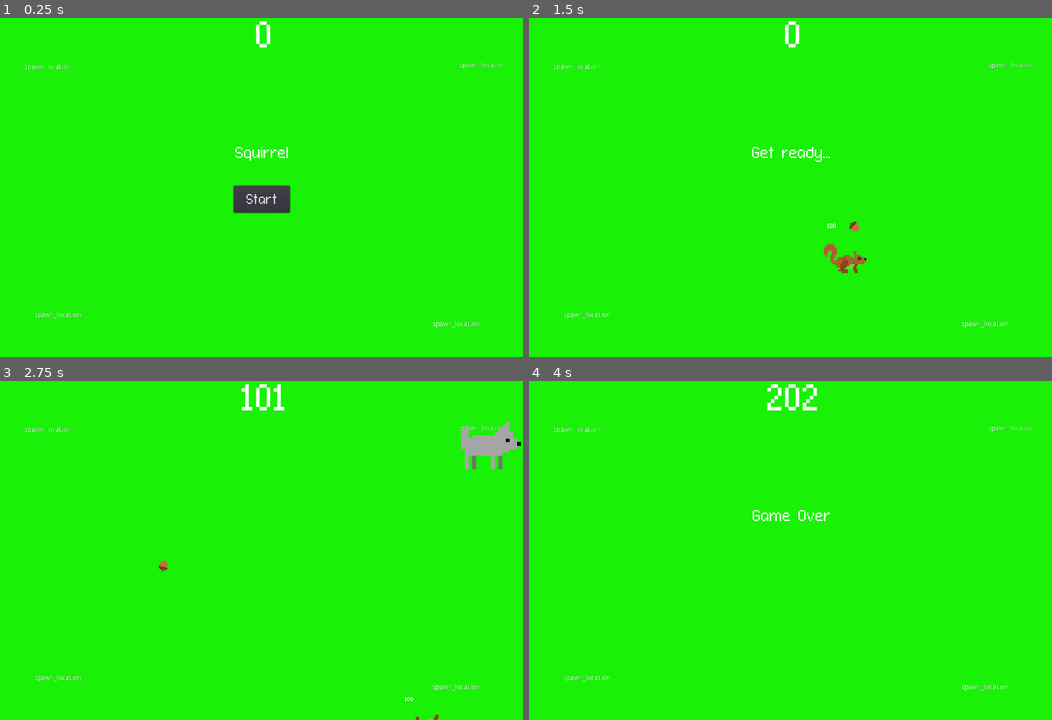
Above: before the commit, frames 1-4 (two rows, left to right).
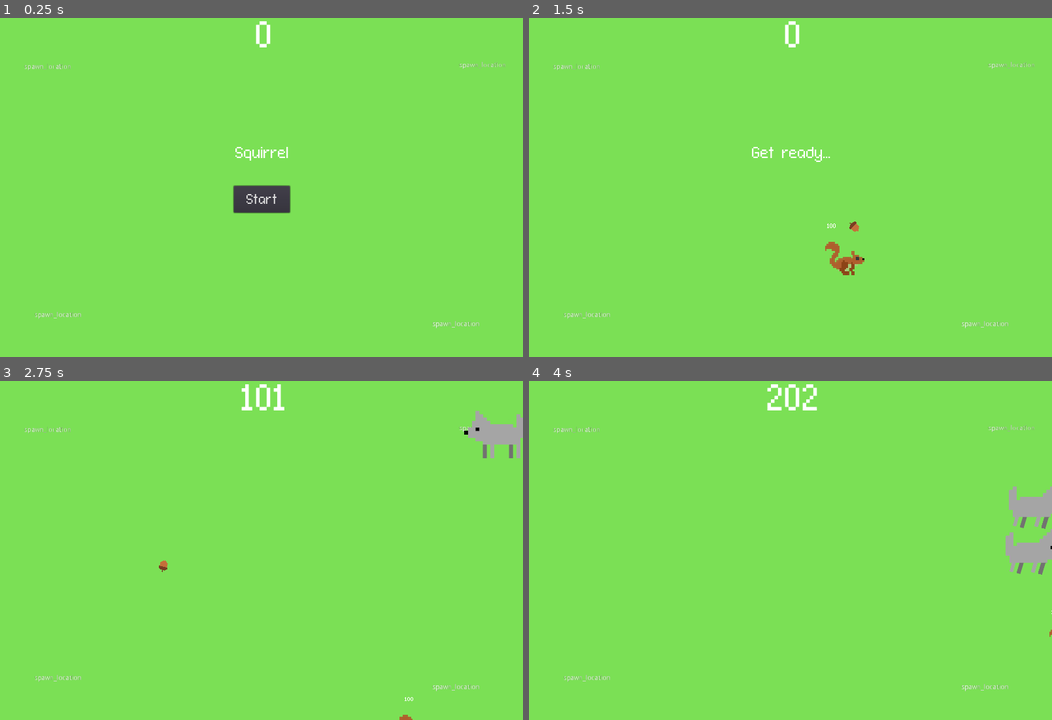
Above: after the commit, the same moments.

Repository: nygren23/2DGame_Squirrel
Game: Godot game, scene res://Main.tscn
Two runs of this game, one before a commit and one after it. Both use one fixed random seed, a clock stepped at 60 frames per second and the inputs below.
Inputs (mouse positions are in pixels of both pictures, inside the frame that each line leads up to):
- Up to frame 1 (0.25 s): no input
- Up to frame 2 (1.5 s): click "Start" at 0.5 s; tap Enter at 1.25 s; move the mouse to (905, 170) at 1.27 s; hold D (move_right) from 1.28 s (still down); click (905, 170) at 1.35 s
- Up to frame 3 (2.75 s): move the mouse to (156, 567) at 2.02 s; release D (move_right) at 2.03 s; hold S (move_down) from 2.03 s (still down); click (156, 567) at 2.1 s
- Up to frame 4 (4 s): move the mouse to (842, 475) at 2.77 s; release S (move_down) at 2.78 s; hold D (move_right) 2.78-3.53 s; click (842, 475) at 2.85 s; move the mouse to (764, 618) at 3.52 s; hold W (move_up) from 3.53 s (still down); click (764, 618) at 3.6 s

The runs differ from the first frame. In frame 1, 99% of the frame differs, in the area x 0-100%, y 0-100%; in frame 2, 100%; in frame 3, 99%; in frame 4, 100%.

Commit message:
scene creation (main, upgrade, help)
created scenes and implemented navigation buttons between them all

Diff:
--- /dev/null
+++ b/ControlsContainer.gd
@@ -0,0 +1,24 @@
+extends VBoxContainer
+
+
+# Declare member variables here. Examples:
+# var a = 2
+# var b = "text"
+
+
+# Called when the node enters the scene tree for the first time.
+func _ready():
+	pass # Replace with function body.
+
+
+# Called every frame. 'delta' is the elapsed time since the previous frame.
+#func _process(delta):
+#	pass
+
+
+func _on_MainMenu_pressed():
+	get_tree().change_scene("res://StartMenu.tscn")
+
+
+func _on_StartGame_pressed():
+	get_tree().change_scene("res://Main.tscn")
--- /dev/null
+++ b/ControlsPage.tscn
@@ -0,0 +1,35 @@
+[gd_scene load_steps=3 format=2]
+
+[ext_resource path="res://images/howtopage.png" type="Texture" id=1]
+[ext_resource path="res://ControlsContainer.gd" type="Script" id=2]
+
+[node name="ControlsPage" type="Control"]
+anchor_right = 1.0
+anchor_bottom = 1.0
+
+[node name="ParallaxBackground" type="ParallaxBackground" parent="."]
+
+[node name="Sprite" type="Sprite" parent="ParallaxBackground"]
+position = Vector2( 531.75, 339.25 )
+scale = Vector2( 0.58151, 0.665278 )
+texture = ExtResource( 1 )
+
+[node name="VBoxContainer" type="VBoxContainer" parent="."]
+margin_right = 210.0
+margin_bottom = 178.0
+custom_constants/separation = 10
+script = ExtResource( 2 )
+
+[node name="MainMenu" type="Button" parent="VBoxContainer"]
+margin_right = 210.0
+margin_bottom = 20.0
+text = "Main Menu"
+
+[node name="StartGame" type="Button" parent="VBoxContainer"]
+margin_top = 30.0
+margin_right = 210.0
+margin_bottom = 50.0
+text = "Start Game!"
+
+[connection signal="pressed" from="VBoxContainer/MainMenu" to="VBoxContainer" method="_on_MainMenu_pressed"]
+[connection signal="pressed" from="VBoxContainer/StartGame" to="VBoxContainer" method="_on_StartGame_pressed"]
--- a/Main.gd
+++ b/Main.gd
@@ -44,9 +44,10 @@
 	$HUD.show_game_over()
 	$Music.stop()
 	$DeathSound.play()
-
 	$Player.setGameStart()
 	newGame = true
+	#get_tree().change_scene("res://StartMenu.tscn")
+
 
 #summons an enemy in one of three random locations
 func _on_MobTimer_timeout():
@@ -74,6 +75,7 @@
 	$Player.setGameStart()
 
 
+
 func getSafe():
 	return safe
 
--- a/Main.tscn
+++ b/Main.tscn
@@ -14,7 +14,7 @@
 [node name="background" type="ColorRect" parent="."]
 anchor_right = 1.0
 anchor_bottom = 1.0
-color = Color( 0.0980392, 0.945098, 0.027451, 1 )
+color = Color( 0.482353, 0.878431, 0.333333, 1 )
 
 [node name="endOfMatchTimer" type="Timer" parent="."]
 wait_time = 20.0
--- a/Mob.gd
+++ b/Mob.gd
@@ -4,9 +4,10 @@
 
 signal dies
 
+
 export var min_speed = 400 # min speed not used
 export var max_speed = 500 # max speed not sued
-export var speed = 320 # default speed is used for all enemies that spawn
+export var speed = 200 # default speed is used for all enemies that spawn
 onready var player = get_node("/root/Main/Player")
 onready var main = get_node("/root/Main")
 
@@ -22,6 +23,12 @@
 	if(main.getSafe()):
 		queue_free()
 
+	if (player.position.x<position.x):
+		$AnimatedSprite.flip_h = true
+	else:
+		$AnimatedSprite.flip_h = false
+
+
 	#gets the players coordinates and moves the enemy in its direction
 	var direction = (player.position - position).normalized()
 	position += direction * speed * delta
--- a/Player.gd
+++ b/Player.gd
@@ -50,10 +50,10 @@
 		$AnimatedSprite.animation = "right"
 		$AnimatedSprite.flip_h = direction.x < 0
 		$AnimatedSprite.flip_v = false
-	elif direction.y != 0:
-		$AnimatedSprite.animation = "up"
-		$AnimatedSprite.flip_v = direction.y > 0
-		$AnimatedSprite.flip_h = false
+	#elif direction.y != 0:
+	#	$AnimatedSprite.animation = "up"
+	#	$AnimatedSprite.flip_v = direction.y > 0
+	#	$AnimatedSprite.flip_h = false
 
 #spawns the player
 func start(new_position):
--- a/Player.tscn
+++ b/Player.tscn
@@ -13,7 +13,7 @@
 "frames": [ ExtResource( 7 ), ExtResource( 1 ), ExtResource( 3 ), ExtResource( 4 ), ExtResource( 6 ) ],
 "loop": true,
 "name": "right",
-"speed": 5.0
+"speed": 10.0
 }, {
 "frames": [ ExtResource( 7 ), ExtResource( 1 ), ExtResource( 3 ), ExtResource( 4 ), ExtResource( 6 ) ],
 "loop": true,
--- /dev/null
+++ b/StartMenu.gd
@@ -0,0 +1,34 @@
+extends Control
+
+
+# Declare member variables here. Examples:
+# var a = 2
+# var b = "text"
+
+
+# Called when the node enters the scene tree for the first time.
+func _ready():
+	#$VBoxContainer.add_constant_override("separation", 4)
+	$VBoxContainer/StartButton.grab_focus()
+
+
+# Called every frame. 'delta' is the elapsed time since the previous frame.
+#func _process(delta):
+#	pass
+
+
+func _on_StartButton_pressed():
+	get_tree().change_scene("res://Main.tscn")
+
+
+func _on_QuitButton_pressed():
+	get_tree().quit()
+
+
+func _on_ControlsButton_pressed():
+	get_tree().change_scene("res://ControlsPage.tscn")
+
+
+
+func _on_UpgradesButtonTemp_pressed():
+	get_tree().change_scene("res://UpgradeScreen.tscn")
--- /dev/null
+++ b/StartMenu.tscn
@@ -0,0 +1,57 @@
+[gd_scene load_steps=3 format=2]
+
+[ext_resource path="res://StartMenu.gd" type="Script" id=1]
+[ext_resource path="res://images/startmenu.png" type="Texture" id=2]
+
+[node name="StartMenu" type="Control"]
+anchor_right = 1.0
+anchor_bottom = 1.0
+script = ExtResource( 1 )
+
+[node name="VBoxContainer" type="VBoxContainer" parent="."]
+anchor_left = 0.5
+anchor_top = 0.5
+anchor_right = 0.5
+anchor_bottom = 0.5
+margin_left = -111.0
+margin_top = -72.0
+margin_right = 121.0
+margin_bottom = 71.0
+custom_constants/separation = 47
+
+[node name="ControlsButton" type="Button" parent="VBoxContainer"]
+margin_right = 232.0
+margin_bottom = 20.0
+focus_neighbour_top = NodePath("../QuitButton")
+text = "Controls"
+
+[node name="StartButton" type="Button" parent="VBoxContainer"]
+margin_top = 67.0
+margin_right = 232.0
+margin_bottom = 87.0
+size_flags_horizontal = 3
+text = "Start"
+
+[node name="QuitButton" type="Button" parent="VBoxContainer"]
+margin_top = 134.0
+margin_right = 232.0
+margin_bottom = 154.0
+focus_neighbour_bottom = NodePath("../ControlsButton")
+size_flags_horizontal = 3
+text = "Quit"
+
+[node name="ParallaxBackground" type="ParallaxBackground" parent="."]
+
+[node name="Level0" type="Sprite" parent="ParallaxBackground"]
+position = Vector2( 537, 350 )
+texture = ExtResource( 2 )
+
+[node name="UpgradesButtonTemp" type="Button" parent="."]
+margin_right = 12.0
+margin_bottom = 20.0
+text = "Upgrades (temp)"
+
+[connection signal="pressed" from="VBoxContainer/ControlsButton" to="." method="_on_ControlsButton_pressed"]
+[connection signal="pressed" from="VBoxContainer/StartButton" to="." method="_on_StartButton_pressed"]
+[connection signal="pressed" from="VBoxContainer/QuitButton" to="." method="_on_QuitButton_pressed"]
+[connection signal="pressed" from="UpgradesButtonTemp" to="." method="_on_UpgradesButtonTemp_pressed"]
--- /dev/null
+++ b/UpgradeScreen.gd
@@ -0,0 +1,29 @@
+extends Control
+
+
+# Declare member variables here. Examples:
+# var a = 2
+# var b = "text"
+
+
+# Called when the node enters the scene tree for the first time.
+func _ready():
+	pass # Replace with function body.
+
+
+# Called every frame. 'delta' is the elapsed time since the previous frame.
+#func _process(delta):
+#	pass
+
+
+func _on_QuitButton_pressed():
+	get_tree().quit()
+
+func _on_MainMenuButton_pressed():
+	get_tree().change_scene("res://StartMenu.tscn")
+
+func _on_Help_pressed():
+	get_tree().change_scene("res://ControlsPage.tscn")
+
+func _on_ContinueButton_pressed():
+	get_tree().change_scene("res://Main.tscn")
--- /dev/null
+++ b/UpgradeScreen.tscn
@@ -0,0 +1,110 @@
+[gd_scene load_steps=3 format=2]
+
+[ext_resource path="res://images/upgradescreen.png" type="Texture" id=1]
+[ext_resource path="res://UpgradeScreen.gd" type="Script" id=2]
+
+[node name="UpgradeScreen" type="Control"]
+anchor_right = 1.0
+anchor_bottom = 1.0
+script = ExtResource( 2 )
+
+[node name="ParallaxBackground" type="ParallaxBackground" parent="."]
+
+[node name="Sprite" type="Sprite" parent="ParallaxBackground"]
+position = Vector2( 537, 353 )
+scale = Vector2( 0.619531, 0.656944 )
+texture = ExtResource( 1 )
+
+[node name="VerticalContainer" type="VBoxContainer" parent="."]
+margin_left = 82.0
+margin_top = 555.0
+margin_right = 729.0
+margin_bottom = 644.0
+
+[node name="UpgradeButtons" type="HBoxContainer" parent="VerticalContainer"]
+margin_right = 647.0
+margin_bottom = 20.0
+size_flags_horizontal = 3
+custom_constants/separation = 30
+
+[node name="Speed" type="Button" parent="VerticalContainer/UpgradeButtons"]
+margin_right = 114.0
+margin_bottom = 20.0
+text = "Increase Speed "
+
+[node name="Strength" type="Button" parent="VerticalContainer/UpgradeButtons"]
+margin_left = 144.0
+margin_right = 268.0
+margin_bottom = 20.0
+text = "Increase Strength"
+
+[node name="Health" type="Button" parent="VerticalContainer/UpgradeButtons"]
+margin_left = 298.0
+margin_right = 411.0
+margin_bottom = 20.0
+text = "Increase Health"
+
+[node name="UpgradeDescriptions" type="HBoxContainer" parent="."]
+margin_left = 165.0
+margin_top = 422.0
+margin_right = 576.0
+margin_bottom = 508.0
+
+[node name="SpeedLabel" type="RichTextLabel" parent="."]
+margin_left = 94.0
+margin_top = 288.0
+margin_right = 184.0
+margin_bottom = 535.0
+text = "speed text
+blah blah
+blah
+
+/...."
+
+[node name="StrengthLabel" type="RichTextLabel" parent="."]
+margin_left = 222.0
+margin_top = 291.0
+margin_right = 356.0
+margin_bottom = 488.0
+text = "show me my fking text!"
+
+[node name="HealthLabel" type="RichTextLabel" parent="."]
+margin_left = 370.0
+margin_top = 290.0
+margin_right = 488.0
+margin_bottom = 520.0
+rect_min_size = Vector2( 30, 0 )
+text = "health text where? "
+
+[node name="ContinueButton" type="Button" parent="."]
+margin_left = 922.0
+margin_top = 131.0
+margin_right = 1028.0
+margin_bottom = 151.0
+text = "Play Next Level"
+
+[node name="QuitButton" type="Button" parent="."]
+margin_left = 184.0
+margin_top = 678.0
+margin_right = 266.0
+margin_bottom = 698.0
+text = "Quit Game"
+
+[node name="MainMenuButton" type="Button" parent="."]
+margin_left = 96.0
+margin_top = 678.0
+margin_right = 178.0
+margin_bottom = 698.0
+text = "Main Menu"
+
+[node name="Help" type="Button" parent="."]
+margin_left = 12.0
+margin_top = 677.0
+margin_right = 90.0
+margin_bottom = 697.0
+text = "Help"
+
+[connection signal="pressed" from="ContinueButton" to="." method="_on_ContinueButton_pressed"]
+[connection signal="pressed" from="QuitButton" to="." method="_on_QuitButton_pressed"]
+[connection signal="pressed" from="MainMenuButton" to="." method="_on_MainMenuButton_pressed"]
+[connection signal="pressed" from="Help" to="." method="_on_Help_pressed"]
--- /dev/null
+++ b/titlescreen.gd
@@ -0,0 +1,16 @@
+extends Node2D
+
+
+# Declare member variables here. Examples:
+# var a = 2
+# var b = "text"
+
+
+# Called when the node enters the scene tree for the first time.
+func _ready():
+	pass
+
+
+# Called every frame. 'delta' is the elapsed time since the previous frame.
+#func _process(delta):
+#	pass
--- /dev/null
+++ b/titlescreen.tscn
@@ -0,0 +1,17 @@
+[gd_scene load_steps=3 format=2]
+
+[ext_resource path="res://images/level0.png" type="Texture" id=1]
+[ext_resource path="res://titlescreen.gd" type="Script" id=2]
+
+[node name="titlescreen" type="Node2D"]
+script = ExtResource( 2 )
+
+[node name="Sprite" type="Sprite" parent="."]
+texture = ExtResource( 1 )
+
+[node name="Button" type="Button" parent="."]
+visible = false
+margin_left = -107.0
+margin_top = -38.0
+margin_right = 136.0
+margin_bottom = 33.0
Binary file added: images/dog2frame1.png
Not shown, added: images/dog2frame1.png.import
Binary file added: images/dog2whitebg.png
Not shown, added: images/dog2whitebg.png.import
Binary file added: images/howtopage.png
Not shown, added: images/howtopage.png.import
Binary file added: images/level0.png
Not shown, added: images/level0.png.import
Binary file added: images/startmenu.png
Not shown, added: images/startmenu.png.import
Binary file added: images/upgradescreen.png
Not shown, added: images/upgradescreen.png.import
